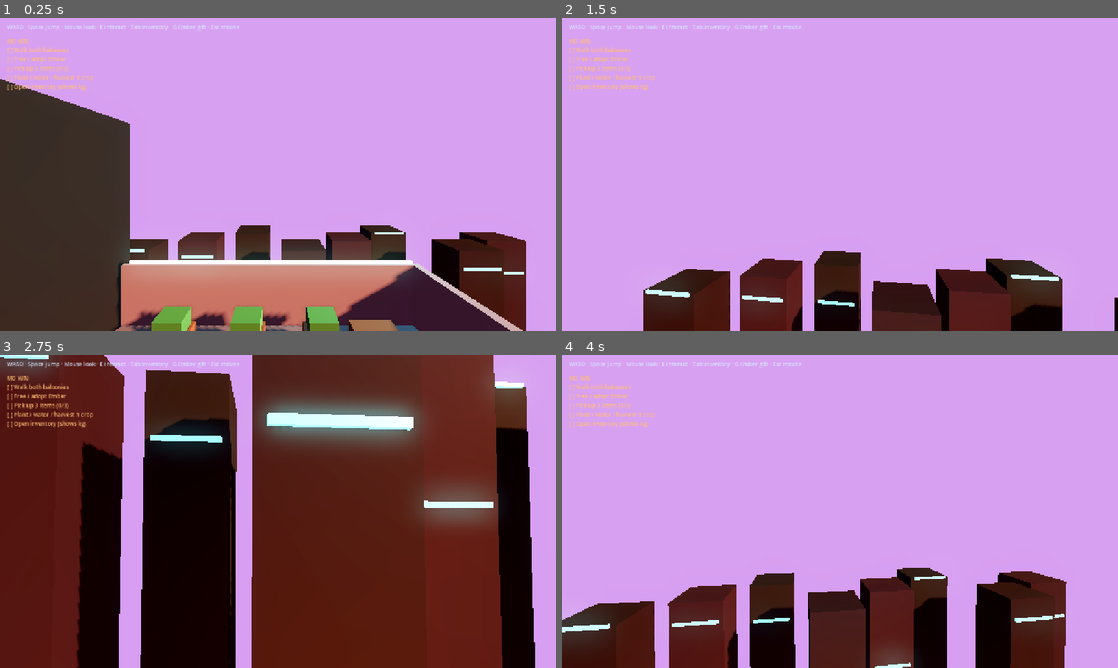
Above: before the commit, frames 1-4 (two rows, left to right).
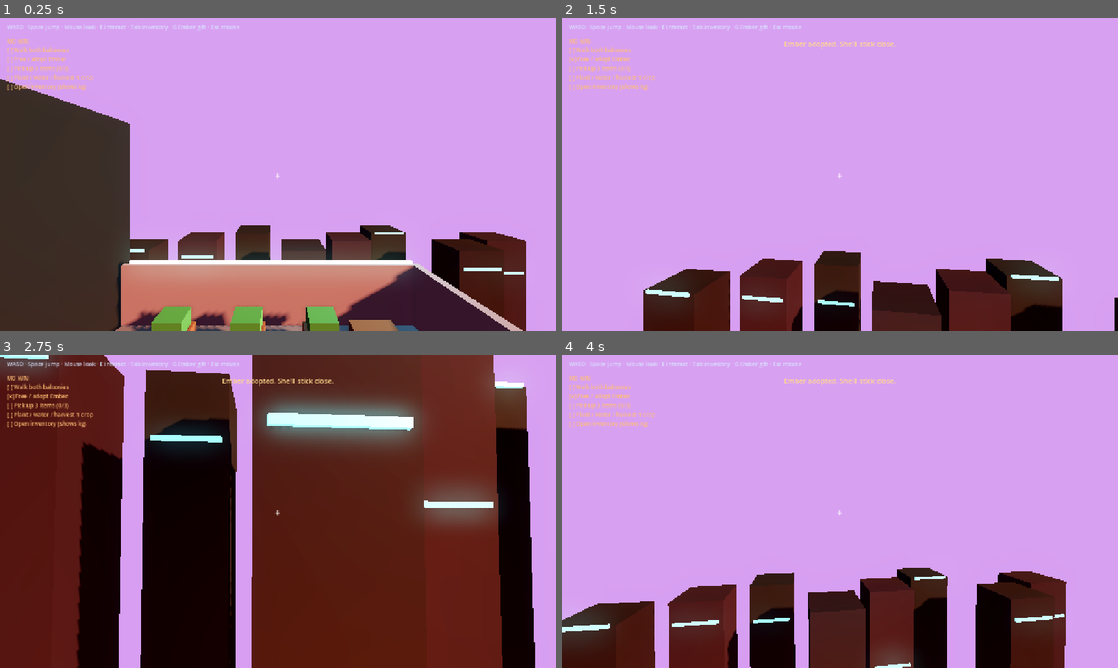
Above: after the commit, the same moments.

Repository: SpaceKitti/Studio
Game: Godot game, scene res://scenes/main.tscn
Two runs of this game, one before a commit and one after it. Both use one fixed random seed, a clock stepped at 60 frames per second and the inputs below.
Inputs (mouse positions are in pixels of both pictures, inside the frame that each line leads up to):
- Up to frame 1 (0.25 s): no input
- Up to frame 2 (1.5 s): tap Enter at 0.5 s; move the mouse to (867, 174) at 0.52 s; hold W (move_forward) from 0.53 s (still down); tap E (interact) at 0.6, 1.35 s; click (867, 174) at 0.67 s; tap Space (jump) at 0.77 s; move the mouse to (812, 174) at 1.27 s; click (812, 174) at 1.42 s
- Up to frame 3 (2.75 s): keep holding W (move_forward); tap Space (jump) at 1.52 s; move the mouse to (289, 505) at 2.02 s; tap Tab at 2.1 s; click (289, 505) at 2.17 s; tap E (interact) at 2.3 s
- Up to frame 4 (4 s): keep holding W (move_forward); move the mouse to (834, 517) at 2.77 s; tap I at 2.85 s; click (834, 517) at 2.92 s; tap Space (jump) at 3.02, 3.77 s; tap E (interact) at 3.05, 3.8 s; move the mouse to (878, 514) at 3.52 s; tap G at 3.6 s; click (878, 514) at 3.67 s

The runs differ from the first frame. In frame 1, less than 0.1% of the frame differs, in the area x 49-51%, y 49-52%; in frame 2, 0.3%; in frame 3, 0.3%, in the area x 1-60%, y 7-52%; in frame 4, 0.3%.

Commit message:
fix(M0): proximity interact + bigger door + crosshair
Ray still preferred; fall back to nearest interactable within 2.8m so off-angle look still shows E. Door volume moved onto balcony side and enlarged. HUD gets a center "+" crosshair.

Diff:
--- a/slice1/scripts/container.gd
+++ b/slice1/scripts/container.gd
@@ -10,6 +10,9 @@
 var _searched: bool = false
 
 func _ready() -> void:
+	add_to_group("interactable")
+	monitoring = true
+	monitorable = true
 	collision_layer = 4
 	collision_mask = 0
 	for i in range(loot_ids.size()):
--- a/slice1/scripts/hud.gd
+++ b/slice1/scripts/hud.gd
@@ -14,6 +14,7 @@
 var _toast_timer: float = 0.0
 var _inv_open: bool = false
 var _desk_open: bool = false
+var _crosshair: Label = null
 
 func _ready() -> void:
 	add_to_group("hud")
@@ -42,6 +43,7 @@
 	GameState.win_updated.connect(_refresh_win)
 	GameState.toast_request.connect(func(t: String): toast(t))
 	_refresh_win()
+	_ensure_crosshair()
 
 func _process(delta: float) -> void:
 	if _toast_timer > 0.0:
@@ -123,3 +125,22 @@
 	if GameState.win_met():
 		header = "M0 WIN — COMPLETE"
 	win_label.text = header + "\n" + "\n".join(lines)
+
+func _ensure_crosshair() -> void:
+	if _crosshair != null and is_instance_valid(_crosshair):
+		return
+	var root := $Root
+	_crosshair = Label.new()
+	_crosshair.name = "Crosshair"
+	_crosshair.text = "+"
+	_crosshair.horizontal_alignment = HORIZONTAL_ALIGNMENT_CENTER
+	_crosshair.vertical_alignment = VERTICAL_ALIGNMENT_CENTER
+	_crosshair.add_theme_font_size_override("font_size", 22)
+	_crosshair.modulate = Color(1.0, 1.0, 1.0, 0.85)
+	_crosshair.mouse_filter = Control.MOUSE_FILTER_IGNORE
+	_crosshair.set_anchors_preset(Control.PRESET_CENTER)
+	_crosshair.offset_left = -12.0
+	_crosshair.offset_right = 12.0
+	_crosshair.offset_top = -12.0
+	_crosshair.offset_bottom = 12.0
+	root.add_child(_crosshair)
--- a/slice1/scripts/interactable.gd
+++ b/slice1/scripts/interactable.gd
@@ -10,6 +10,9 @@
 signal interacted(id: String, actor: Node)
 
 func _ready() -> void:
+	add_to_group("interactable")
+	monitoring = true
+	monitorable = true
 	collision_layer = 4
 	collision_mask = 0
 
--- a/slice1/scripts/level.gd
+++ b/slice1/scripts/level.gd
@@ -162,16 +162,18 @@
 
 	var door := Area3D.new()
 	door.name = "DoorInteract"
-	door.position = Vector3(0.4, 1.0, 0.0)
+	# On balcony side of glass so proximity + ray both catch it easily.
+	door.position = Vector3(1.0, 1.0, 0.0)
 	door.set_script(load("res://scripts/interactable.gd"))
 	door.set("prompt_text", "[E] Open sliding glass (cat pawing)")
 	door.set("interact_id", "door")
 	door.set("one_shot", true)
 	bal.add_child(door)
+	door.add_to_group("interactable")
 	door.collision_layer = 4
 	var dcol := CollisionShape3D.new()
 	var dshape := BoxShape3D.new()
-	dshape.size = Vector3(1.2, 2.2, 2.0)
+	dshape.size = Vector3(2.0, 2.4, 2.4)
 	dcol.shape = dshape
 	door.add_child(dcol)
 
@@ -201,6 +203,7 @@
 	desk.set("prompt_text", "[E] Engineering table (craft locked)")
 	desk.set("interact_id", "desk")
 	desk_root.add_child(desk)
+	desk.add_to_group("interactable")
 	desk.collision_layer = 4
 	var desk_col := CollisionShape3D.new()
 	var desk_shape := BoxShape3D.new()
@@ -222,6 +225,7 @@
 	herbs.set("prompt_text", "[E] Check herbs")
 	herbs.set("interact_id", "herbs")
 	bal.add_child(herbs)
+	herbs.add_to_group("interactable")
 	herbs.collision_layer = 4
 	var hcol := CollisionShape3D.new()
 	var hshape := BoxShape3D.new()
@@ -239,6 +243,7 @@
 	plant.set("initial_state", 0) # EMPTY
 	plant.set("accept_seed_ids", PackedStringArray(["tomato_seed", "potato_seed"]))
 	bal.add_child(plant)
+	plant.add_to_group("interactable")
 
 	# Ember starts behind glass (inside black volume side, visible through glass)
 	var ember := CharacterBody3D.new()
@@ -306,6 +311,7 @@
 	potato.set("crop_id", "potato")
 	potato.set("seed_id", "potato_seed")
 	nb.add_child(potato)
+	potato.add_to_group("interactable")
 
 	_box(nb, Vector3(0.55, 0.35, 0.55), Vector3(9.2, 0.2, -2.0), soil, "TomatoPot")
 	var tomato := Area3D.new()
@@ -317,6 +323,7 @@
 	tomato.set("crop_id", "tomato_fresh")
 	tomato.set("seed_id", "tomato_seed")
 	nb.add_child(tomato)
+	tomato.add_to_group("interactable")
 
 	# Note + empty bowl
 	_box(nb, Vector3(0.35, 0.05, 0.25), Vector3(9.8, 0.85, 1.5), Color(0.85, 0.8, 0.7), "Note")
@@ -328,6 +335,7 @@
 	note.set("prompt_text", "[E] Read note")
 	note.set("interact_id", "note")
 	nb.add_child(note)
+	note.add_to_group("interactable")
 	note.collision_layer = 4
 	var ncol := CollisionShape3D.new()
 	var nshape := BoxShape3D.new()
@@ -361,6 +369,7 @@
 	area.set("loot_ids", ids)
 	area.set("loot_counts", counts)
 	parent.add_child(area)
+	area.add_to_group("interactable")
 
 func _build_fire_escape() -> void:
 	var fe := Node3D.new()
@@ -381,6 +390,7 @@
 	area.set("prompt_text", "[E] Fire escape (locked)")
 	area.set("interact_id", "fire_escape")
 	fe.add_child(area)
+	area.add_to_group("interactable")
 	area.collision_layer = 4
 	var col := CollisionShape3D.new()
 	var shape := BoxShape3D.new()
--- a/slice1/scripts/plant_spot.gd
+++ b/slice1/scripts/plant_spot.gd
@@ -15,6 +15,7 @@
 var _mesh_plant: MeshInstance3D
 
 func _ready() -> void:
+	add_to_group("interactable")
 	collision_layer = 4
 	collision_mask = 0
 	monitoring = false
--- a/slice1/scripts/player.gd
+++ b/slice1/scripts/player.gd
@@ -90,11 +90,29 @@
 		GameState.mark_neighbor()
 
 func _update_nearby() -> void:
+	# Prefer ray hit; fall back to nearest interactable Area3D within PROX_RANGE
+	# so slight off-angle aim still shows E (door / desk / pots).
+	const PROX_RANGE := 2.8
 	var found: Area3D = null
 	if interact_ray.is_colliding():
 		var col := interact_ray.get_collider()
 		if col is Area3D and col.has_method("get_prompt"):
 			found = col
+	if found == null:
+		var best: Area3D = null
+		var best_d := PROX_RANGE
+		var origin := global_position
+		for n in get_tree().get_nodes_in_group("interactable"):
+			if not (n is Area3D):
+				continue
+			var area := n as Area3D
+			if not area.has_method("get_prompt"):
+				continue
+			var d := origin.distance_to(area.global_position)
+			if d < best_d:
+				best_d = d
+				best = area
+		found = best
 	_nearby = found
 	if _hud and _hud.has_method("set_prompt"):
 		if _nearby:
